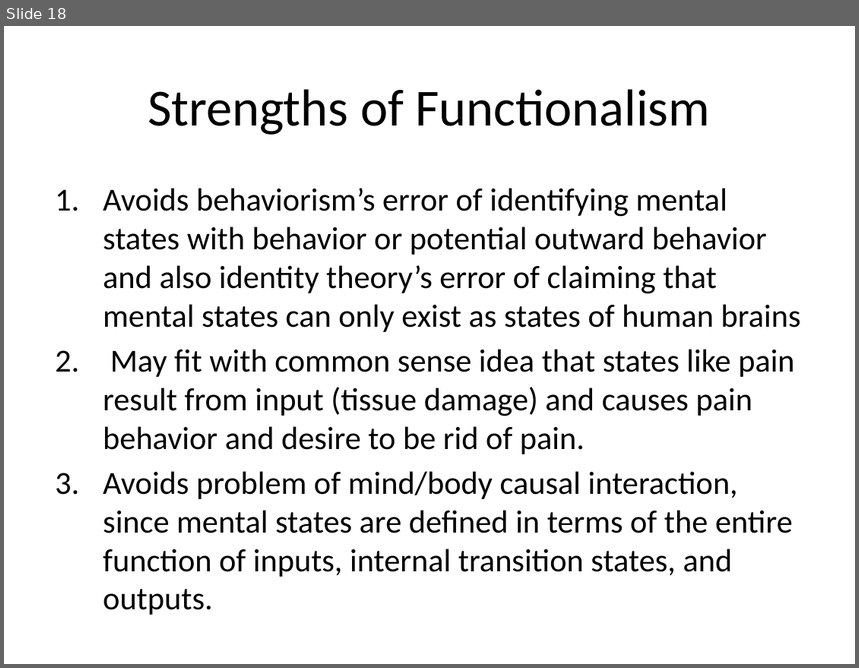
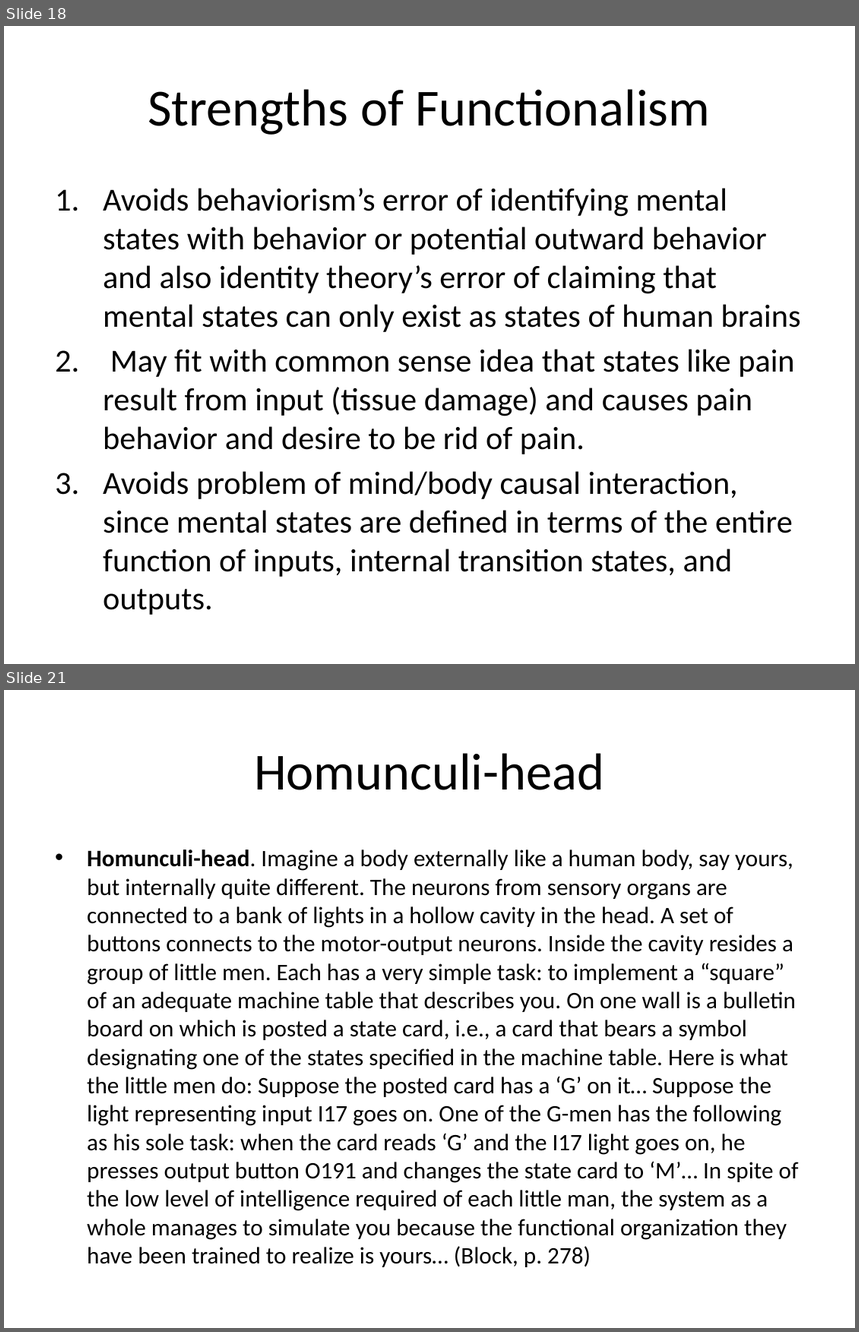
Before and after one commit to Ediblelnk/Kutztown-MSC, a slide deck: PHI241-philosophy-of-the-mind/lecture-slides/Maslin Chapter 5 Functionalism.pptx. Shown one above the other, each under a label of ours: slide 18 before the commit, slides 18 and 21 after it; the slides between them are not shown. The pictures are 859x668 and 859x1332 pixels, drawn with LibreOffice and Linux fonts; fonts in the diff are those of the drawing. Boxes give left, top, right and bottom in pixels: in the first picture for what was removed or moved away, otherwise in the second. Text is boxed around its words. In the diff, an @@ line names an element or a change of style, - is before the commit and + after.

```diff
--- a/PHI241-philosophy-of-the-mind/lecture-slides/Maslin Chapter 5 Functionalism.pptx
+++ b/PHI241-philosophy-of-the-mind/lecture-slides/Maslin Chapter 5 Functionalism.pptx
@@ slide 21 added at (x1=4, y1=690, x2=855, y2=1328), background #FFFFFF @@
@@ title added at (x1=254, y1=753, x2=604, y2=790), 44 pt, text #000000 @@
+Homunculi-head
@@ text added at (x1=87, y1=850, x2=799, y2=1268), 20 pt, text #000000 @@
+• Homunculi-head. Imagine a body externally like a human body, say yours, but internally quite different. The neurons from sensory organs are connected to a bank of lights in a hollow cavity in the head. A set of buttons connects to the motor-output neurons. Inside the cavity resides a group of little men. Each has a very simple task: to implement a “square” of an adequate machine table that describes you. On one wall is a bulletin board on which is posted a state card, i.e., a card that bears a symbol designating one of the states specified in the machine table. Here is what the little men do: Suppose the posted card has a ‘G’ on it… Suppose the light representing input I17 goes on. One of the G-men has the following as his sole task: when the card reads ‘G’ and the I17 light goes on, he presses output button O191 and changes the state card to ‘M’… In spite of the low level of intelligence required of each little man, the system as a whole manages to simulate you because the functional organization they have been trained to realize is yours… (Block, p. 278)
```
Also in this commit, not shown: 4 slides changed, 11 other slides added, 1 other file.
